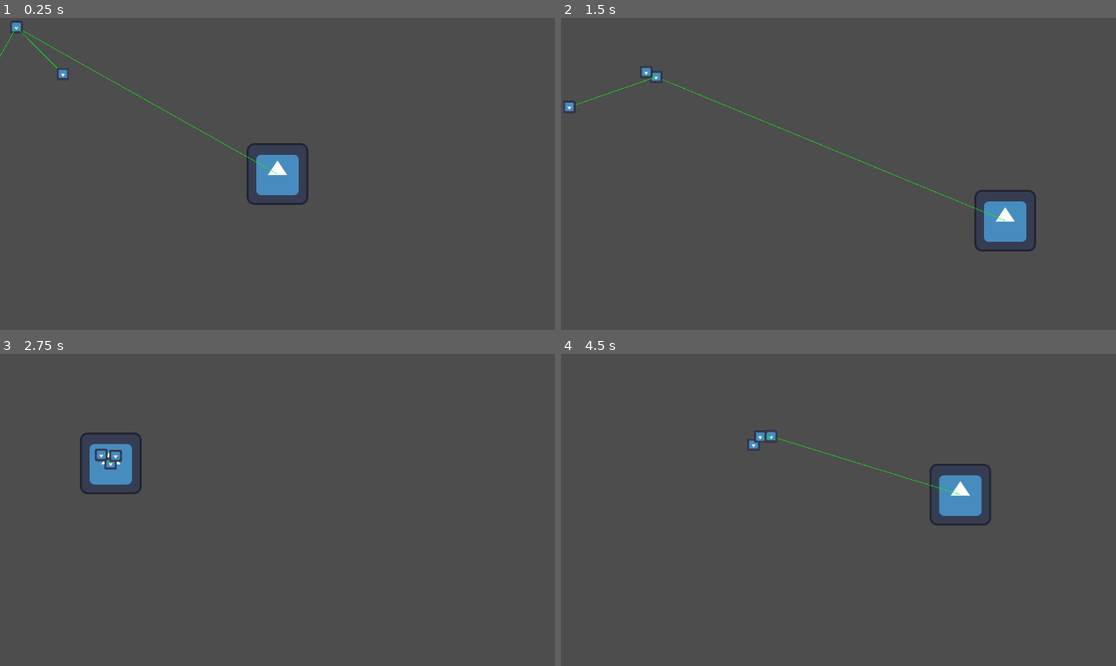
Above: before the commit, frames 1-4 (two rows, left to right).
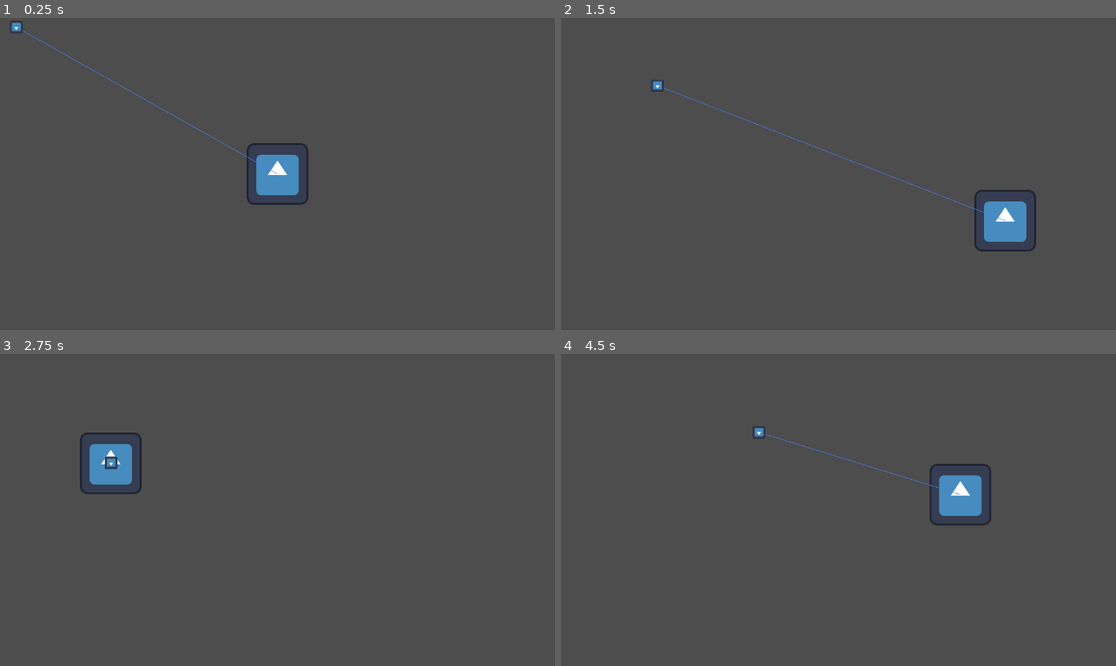
Above: after the commit, the same moments.

Repository: iris-nkhn/Mini-Jam-208
Game: Godot game, scene res://scenes/root.tscn
The game is run twice, just before and just after one commit, with the same random seed, the same clock (stepped at 60 frames per second) and the same inputs. The engine's default icon, where the game draws it, is replaced by a stand-in: a white triangle on a blue panel in a dark square.
Inputs (mouse positions are in pixels of both pictures, inside the frame that each line leads up to):
- Up to frame 1 (0.25 s): no input
- Up to frame 2 (1.5 s): move the mouse to (810, 236) at 0.52 s; move the mouse to (1005, 220) at 1.27 s
- Up to frame 3 (2.75 s): move the mouse to (111, 463) at 2.02 s
- Up to frame 4 (4.5 s): move the mouse to (866, 510) at 2.77 s; move the mouse to (755, 432) at 3.52 s; move the mouse to (960, 494) at 4.27 s

The runs differ from the first frame. In frame 1, 0.3% of the frame differs, in the area x 0-51%, y 2-51%; in frame 2, 0.6%, in the area x 0-81%, y 15-66%; in frame 3, 0.2%; in frame 4, 0.3%.

Commit message:
Reworking into a snake-like

Diff:
--- a/scenes/follower/follower_1.tscn
+++ b/scenes/follower/follower_1.tscn
@@ -1,10 +1,15 @@
 [gd_scene format=3 uid="uid://c3a7ai6m6vb70"]
 
 [ext_resource type="Script" uid="uid://i5035gcsyrnn" path="res://scenes/follower/follower_1.gd" id="1_b5sj2"]
+[ext_resource type="PackedScene" uid="uid://7mgckfxweudl" path="res://scenes/leader/body_segment.tscn" id="2_846ri"]
 [ext_resource type="PackedScene" uid="uid://km240aesxxe7" path="res://scenes/leader/controller.tscn" id="2_bhxwe"]
 
 [node name="Follower1" type="Node2D" unique_id=1367080576]
 script = ExtResource("1_b5sj2")
 
+[node name="BodySegment" parent="." unique_id=1458478297 instance=ExtResource("2_846ri")]
+
 [node name="Controller" parent="." unique_id=1731262031 instance=ExtResource("2_bhxwe")]
-goaltype = 1
+debug_color = Color(0, 0.7058824, 0, 1)
+speed = 50000.0
+safe_dist = 0.0
--- a/scenes/leader/character_body_2d.gd
+++ b/scenes/leader/body.gd
@@ -12,8 +12,11 @@
 	pass
 
 func _physics_process(delta: float) -> void:
-	velocity = goal.normalized() * delta * speed
+	var distance = global_position.distance_to(goal)
+	var max_speed = (distance / delta)
+	velocity = goal.normalized() * min(speed,max_speed) * delta
 	move_and_slide()
+
 
 
 	pass
--- /dev/null
+++ b/scenes/leader/body_segment.gd
@@ -0,0 +1,25 @@
+class_name BodySegment extends Node2D
+
+var head : BodySegment
+var tail : BodySegment
+
+# Called when the node enters the scene tree for the first time.
+func _ready() -> void:
+	pass # Replace with function body.
+
+
+# Called every frame. 'delta' is the elapsed time since the previous frame.
+func _process(delta: float) -> void:
+	pass
+
+func next_segment(remaining_segments: int) -> void:
+	tail = new_segment()
+	if remaining_segments < 0:
+		tail.next_segment(remaining_segments-1)
+
+
+func new_segment() -> BodySegment:
+	var scene = load("res://scenes/follower/follower_1.tscn")
+	scene = scene.instantiate()
+	add_child(scene)
+	return scene.get_node("./BodySegment")
--- /dev/null
+++ b/scenes/leader/body_segment.tscn
@@ -0,0 +1,6 @@
+[gd_scene format=3 uid="uid://7mgckfxweudl"]
+
+[ext_resource type="Script" uid="uid://djel5lydbe3nc" path="res://scenes/leader/body_segment.gd" id="1_bj2xa"]
+
+[node name="BodySegment" type="Node2D" unique_id=1458478297]
+script = ExtResource("1_bj2xa")
--- a/scenes/leader/controller.gd
+++ b/scenes/leader/controller.gd
@@ -1,18 +1,18 @@
 extends Node2D
-
-@export var goaltype : goal_types
+@onready var body = $Body
+@export var debug_color : Color
+@export var speed : float = 10000
+@export var safe_dist : float = 50
 var goal : Node2D
-@onready var body = $Body
-enum goal_types{BANNER, LEADER}
 
 # Called when the node enters the scene tree for the first time.
 func _ready() -> void:
-
 	pass # Replace with function body.
 
 
 # Called every frame. 'delta' is the elapsed time since the previous frame.
 func _process(delta: float) -> void:
+	body.speed = speed
 	var goal_pos: Vector2 = get_goal_position()
 	body.set_goal(goal_pos)
 	queue_redraw()
@@ -23,7 +23,9 @@
 	return goal.global_position
 
 func _draw() -> void:
-	draw_line(Vector2(0,0),  goal.global_position - global_position, Color.GREEN, 1.0)
+	if goal != null:
+		draw_line(Vector2(0,0),  goal.global_position - global_position, debug_color, 1.0)
+	draw_circle(Vector2(0,0),safe_dist, debug_color,false)
 
 func move_attached(node : Node2D) -> void:
 	node.global_position = body.global_position
--- a/scenes/leader/controller.tscn
+++ b/scenes/leader/controller.tscn
@@ -1,7 +1,7 @@
 [gd_scene format=3 uid="uid://km240aesxxe7"]
 
 [ext_resource type="Script" uid="uid://b7puobpx1lsk0" path="res://scenes/leader/controller.gd" id="1_juoh2"]
-[ext_resource type="Script" uid="uid://b2pl8h283faou" path="res://scenes/leader/character_body_2d.gd" id="2_83ewn"]
+[ext_resource type="Script" uid="uid://b2pl8h283faou" path="res://scenes/leader/body.gd" id="2_83ewn"]
 [ext_resource type="Texture2D" uid="uid://bfkdovg11bbud" path="res://icon.svg" id="3_qisqt"]
 
 [sub_resource type="CircleShape2D" id="CircleShape2D_juoh2"]
@@ -9,13 +9,17 @@
 [node name="Controller" type="Node2D" unique_id=1731262031]
 script = ExtResource("1_juoh2")
 
-[node name="Body" type="CharacterBody2D" parent="." unique_id=1281150013]
-motion_mode = 1
+[node name="Body" type="CharacterBody2D" parent="." unique_id=1131739087]
+collision_mask = 0
 script = ExtResource("2_83ewn")
 
 [node name="CollisionShape2D" type="CollisionShape2D" parent="Body" unique_id=684781117]
 shape = SubResource("CircleShape2D_juoh2")
 
+[node name="PinJoint2D" type="PinJoint2D" parent="Body" unique_id=874571746]
+position = Vector2(0, 12)
+node_a = NodePath("..")
+
 [node name="Sprite2D" type="Sprite2D" parent="." unique_id=872445591]
 scale = Vector2(0.2, 0.2)
 texture = ExtResource("3_qisqt")
--- a/scenes/leader/leader.gd
+++ b/scenes/leader/leader.gd
@@ -1,9 +1,14 @@
 extends Node2D
 
+var segments = 10
+var tail : BodySegment
 
 # Called when the node enters the scene tree for the first time.
 func _ready() -> void:
 	$Controller.goal = $MouseFollower.banner
+
+	tail = $BodySegment.new_segment()
+	tail.next_segment(segments-1)
 	pass # Replace with function body.
 
 
--- a/scenes/leader/leader.tscn
+++ b/scenes/leader/leader.tscn
@@ -2,12 +2,17 @@
 
 [ext_resource type="Script" uid="uid://dq26ynyuch1tu" path="res://scenes/leader/leader.gd" id="1_juoh2"]
 [ext_resource type="PackedScene" uid="uid://km240aesxxe7" path="res://scenes/leader/controller.tscn" id="2_qisqt"]
+[ext_resource type="PackedScene" uid="uid://7mgckfxweudl" path="res://scenes/leader/body_segment.tscn" id="4_jbwig"]
 [ext_resource type="Script" uid="uid://rt3fp5d33kgr" path="res://scenes/leader/mouse_follower.gd" id="4_mnww2"]
 
 [node name="Leader" type="Node2D" unique_id=1093713921]
 script = ExtResource("1_juoh2")
 
 [node name="Controller" parent="." unique_id=1731262031 instance=ExtResource("2_qisqt")]
+debug_color = Color(0.2866906, 0.5010136, 1, 1)
+safe_dist = 0.0
 
 [node name="MouseFollower" type="Node2D" parent="." unique_id=1277465623]
 script = ExtResource("4_mnww2")
+
+[node name="BodySegment" parent="." unique_id=1458478297 instance=ExtResource("4_jbwig")]
--- a/scenes/root.tscn
+++ b/scenes/root.tscn
@@ -1,11 +1,3 @@
 [gd_scene format=3 uid="uid://cqak04x7ktl1r"]
 
-[ext_resource type="PackedScene" uid="uid://c3a7ai6m6vb70" path="res://scenes/follower/follower_1.tscn" id="1_j5px3"]
-
 [node name="Root" type="Node2D" unique_id=2145283830]
-
-[node name="Follower1" parent="." unique_id=1367080576 instance=ExtResource("1_j5px3")]
-position = Vector2(-151, 356)
-
-[node name="Follower2" parent="." unique_id=1091247219 instance=ExtResource("1_j5px3")]
-position = Vector2(159, 143)
Renamed: scenes/leader/character_body_2d.gd.uid -> scenes/leader/body.gd.uid
Not shown, added: scenes/leader/body_segment.gd.uid
